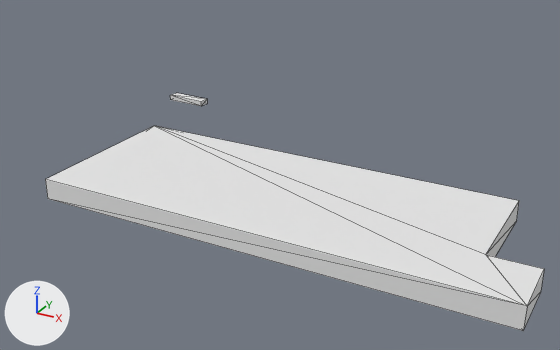
The glTF model na-project-portal/26-Projects/EB03__TheFirs/30__TrueVision__AppContent/DesignPhase01__ConceptDesign__Scheme-02/EB03__Storey__GroundFloor__ProposedFloors__MeshModel__.glb as it was, and as the next commit left it.
Before and after are seen from a camera (50 mm lens) standing at (20.01, 7.32, 7.4) and looking at (10.01, 25.51, -1.7). The axes (+X, +Y, +Z) are drawn at lower left. The lights are the same throughout. The older version comes first. Mesh edges are drawn as thin lines. Vertices at exactly the same position are counted once.

Names of what the first picture shows: '22__ProposedBuilding__Floors::Default'.
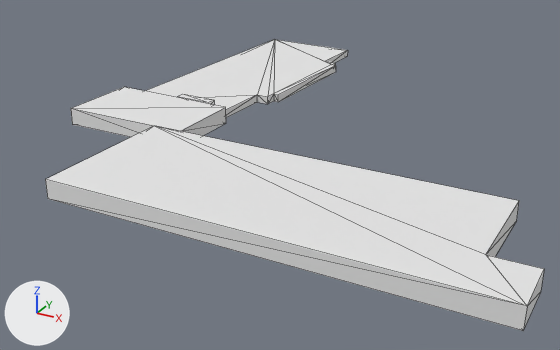
Changed parts and their boxes (x1, y1, x2, y2) in the pictures (560 x 350 px):
'22__ProposedBuilding__Floors::Default', reshaped (23% taller): before (45, 93, 544, 331); after (45, 39, 544, 331)
part 1 of me_mesh_0_22__proposedbuilding__floors__default, added: after (146, 39, 348, 118)
part 2 of me_mesh_0_22__proposedbuilding__floors__default, built on: before (170, 93, 207, 106); after (71, 87, 226, 137)

The change, as a diff of the scene's bpy script:
```diff
--- a/na-project-portal/26-Projects/EB03__TheFirs/30__TrueVision__AppContent/DesignPhase01__ConceptDesign__Scheme-02/EB03__Storey__GroundFloor__ProposedFloors__MeshModel__.glb.py
+++ b/na-project-portal/26-Projects/EB03__TheFirs/30__TrueVision__AppContent/DesignPhase01__ConceptDesign__Scheme-02/EB03__Storey__GroundFloor__ProposedFloors__MeshModel__.glb.py
@@ me_mesh_0_22__proposedbuilding__floors__default @@
 # used by ob_22__proposedbuilding__floors__default; location = (0.0, 0.0, 0.0)
-me_mesh_0_22__proposedbuilding__floors__default.from_pydata(...)  # 20 vertices, 32 faces; spans x 5.76..18.28, y 19.24..26.4, z -0.5..0.0
+me_mesh_0_22__proposedbuilding__floors__default.from_pydata(...)  # 52 vertices, 88 faces; spans x 4.12..18.28, y 19.24..34.54, z -0.5..0.0
+# me_mesh_0_22__proposedbuilding__floors__default part 1: a new loose piece of 24 vertices spanning x 4.42..8.63, y 25.02..34.54, z -0.5..-0.25, in mat_default (white #e7e7e7)
+# me_mesh_0_22__proposedbuilding__floors__default part 2
+# 1 vertex is removed from x 5.77, y 26.4, z -0.1
+# 6 faces are deleted
+# 4 vertices in x 5.76..6.97, y 26.1..26.4, z -0.25..-0.1 move by (0.27, -0.01, 0.0)
+# 3 vertices move from x 5.76..6.96, y 26.05..26.1, z -0.25..-0.1 to x 6.04..7.22, y 26.04..26.39, z -0.25..-0.1
+# 9 vertices are added at x 4.12..8.06, y 23.41..26.09, z -0.5..0.0
+# 18 new faces join them
 me_mesh_0_22__proposedbuilding__floors__default.materials.append(mat_default)
```
